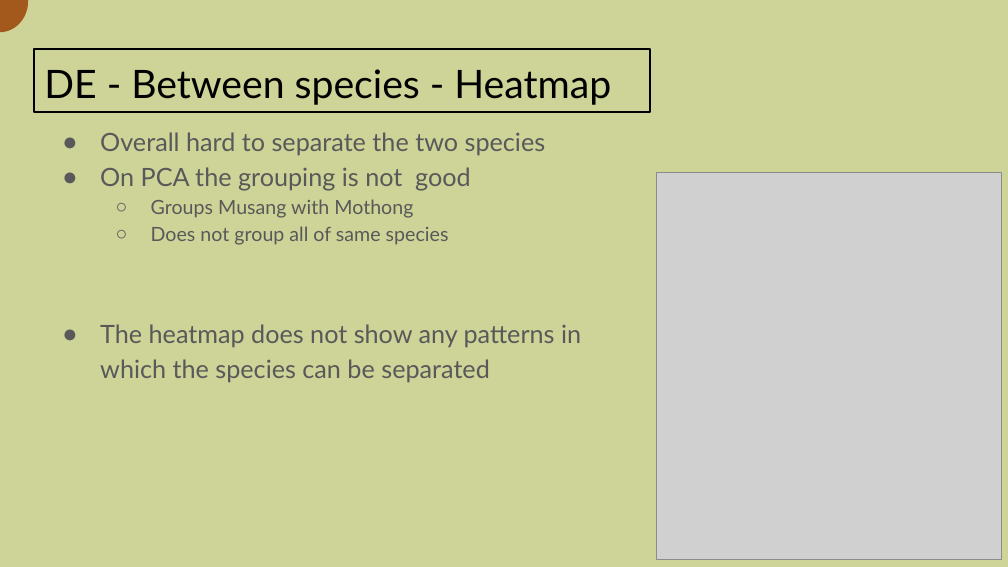
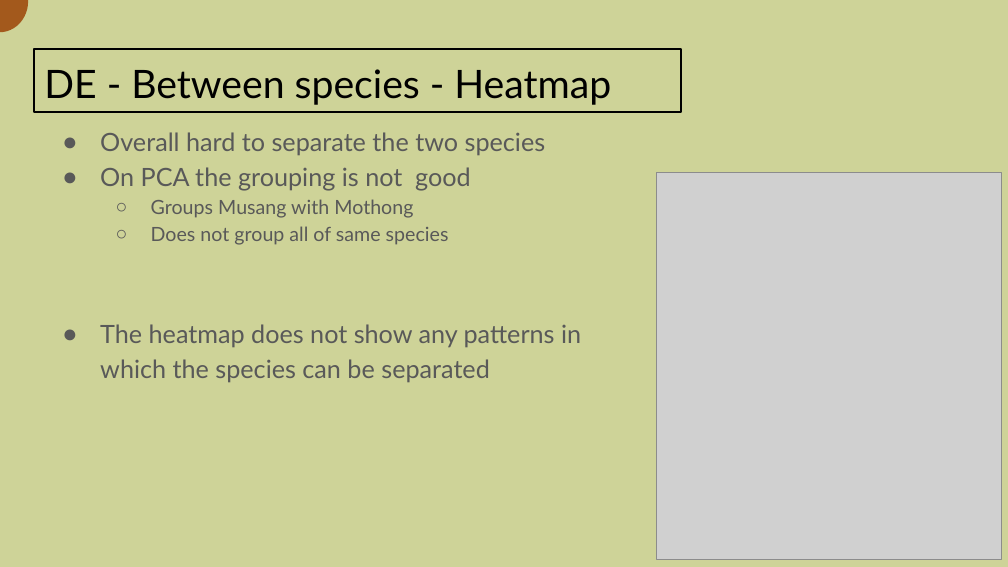
Before and after one commit to A-Bergfeldt/GenAn_proj_durian, a slide deck: slide 17 of results/Presentation_GenAn_durian.pptx. Drawn at 1008x567 pixels with LibreOffice and Linux fonts; fonts in the diff are those of the drawing; grey boxes stand for pictures; background and template pictures are left out. Boxes give left, top, right and bottom in pixels: in the first picture for what was removed or moved away, otherwise in the second. Text is boxed around its words. In the diff, an @@ line names an element or a change of style, - is before the commit and + after.

```diff
--- a/results/Presentation_GenAn_durian.pptx
+++ b/results/Presentation_GenAn_durian.pptx
@@ title "DE - Between species - ...": place and size @@
-title "DE - Between species - ..." at <box>34,49,650,113</box>
+title "DE - Between species - ..." at <box>34,49,681,113</box>
```
Also in this commit, not shown: 6 other slides changed, 1 other file.
